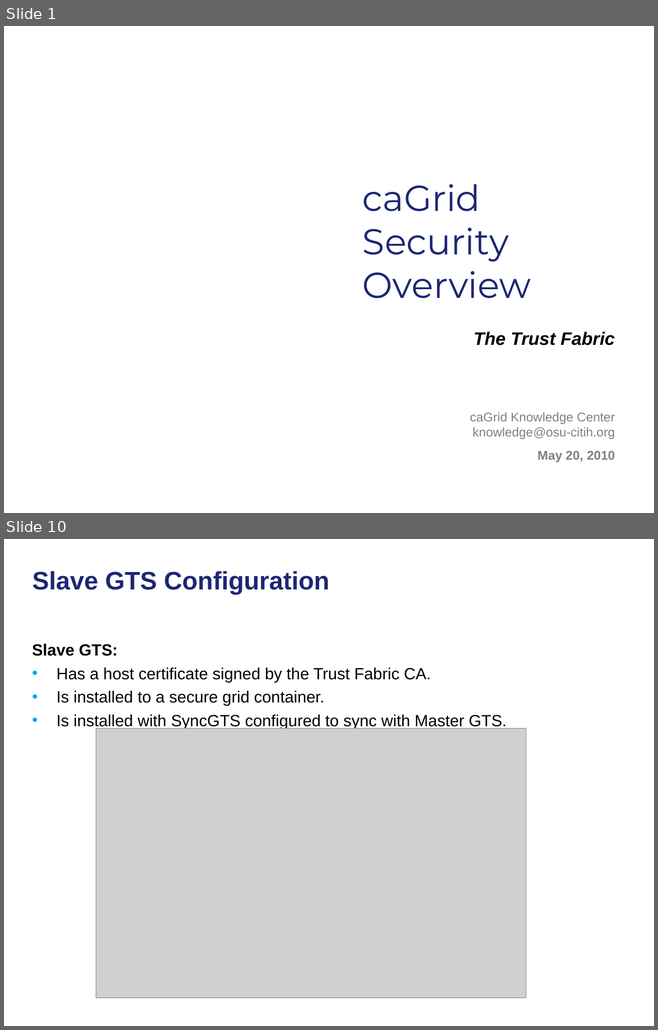
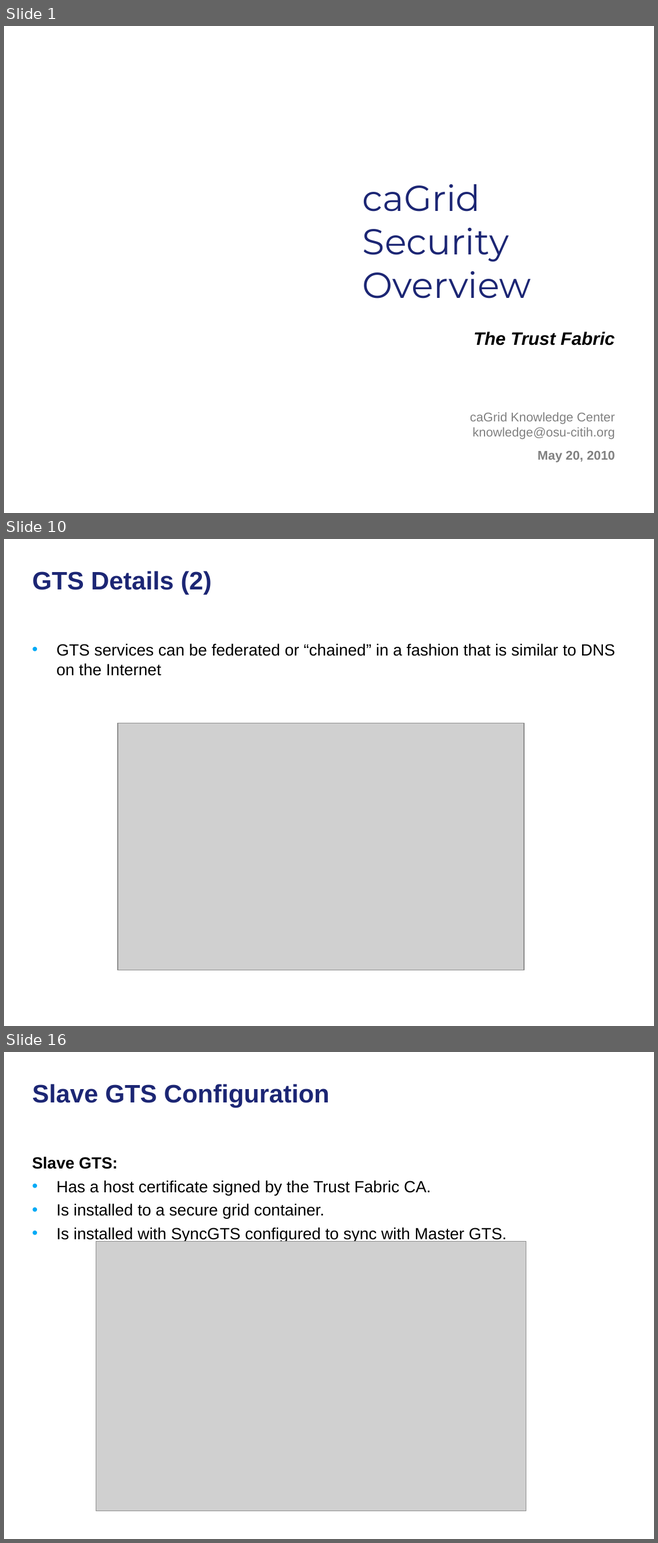
Before and after one commit to NCIP/cagrid-docs, a slide deck: general/meetings/UGM/2010-05-20_caGrid-Trust-Fabric.ppt. Shown one above the other, each under a label of ours: slides 1 and 10 before the commit, slides 1, 10 and 16 after it; the slides between them are not shown. The pictures are 658x1030 and 658x1543 pixels, drawn with LibreOffice and Linux fonts; fonts in the diff are those of the drawing; grey boxes stand for pictures; background and template pictures are left out. Boxes give left, top, right and bottom in pixels: in the first picture for what was removed or moved away, otherwise in the second. Text is boxed around its words. In the diff, an @@ line names an element or a change of style, - is before the commit and + after.

```diff
--- a/general/meetings/UGM/2010-05-20_caGrid-Trust-Fabric.ppt
+++ b/general/meetings/UGM/2010-05-20_caGrid-Trust-Fabric.ppt
@@ slide 10 added at box(4, 539, 654, 1026), background picture (left out) @@
@@ title added at box(32, 571, 212, 595), 28 pt, text #1C2674, bold @@
+GTS Details (2)
@@ text added at box(56, 643, 615, 676), 18 pt, text #000000 @@
+• GTS services can be federated or “chained” in a fashion that is similar to DNS on the Internet
@@ picture added at box(118, 723, 524, 971) @@
@@ what was slide 10 is now slide 16 @@
```
Also in this commit, not shown: 12 slides changed, 8 other slides added, 1 slide removed.
